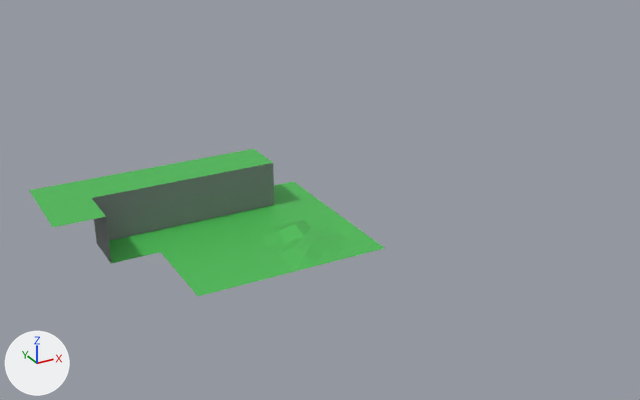
The Blender file CubicTerrainBlender/CubicTerrain.blend as it was, and as the next commit left it.
Camera for both pictures: a camera (50 mm lens) standing at (-11.6, -28.6, 16.1) and looking at (6.0, 3.5, 0.0). The lights are fixed; the arrows at lower left show +X, +Y and +Z.

Objects in the first picture: 'BasicCliff', 'BasicCliffCornerInner', 'BasicCliffCornerOuter', 'BasicFloor', 'BumpyFloor'.
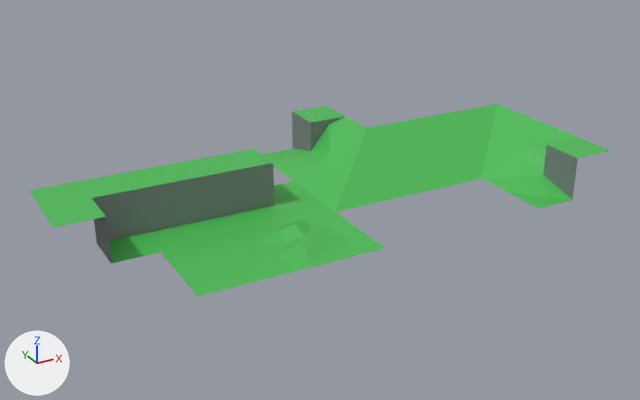
Location of each change, (x1, y1, x2, y2) in pixels of the pictures (640 x 400 px):
```json
{"object": "BasicCliffToSlopeTransition", "change": "added", "after": [481, 126, 610, 209], "on screen": "green"}
{"object": "BasicSlopeCornerOuter", "change": "added", "after": [294, 128, 412, 212], "on screen": "green"}
{"object": "BasicSlope", "change": "added", "after": [367, 115, 481, 194], "on screen": "green"}
{"object": "BasicSlopeCornerInner", "change": "added", "after": [435, 104, 550, 178], "on screen": "green"}
{"object": "BasicSlopeToCliffTransition", "change": "added", "after": [262, 106, 366, 181], "on screen": "green"}
```

Scene script edits in JSON lines:
```json
{"op": "add", "block": "me_basicclifftoslopetransition", "code": ["me_basicclifftoslopetransition = bpy.data.meshes.new('BasicCliffToSlopeTransition')", "me_basicclifftoslopetransition.from_pydata(...)  # 13 vertices, 7 faces; spans x -2.0..2.0, y -2.0..2.0, z 0.0..2.0", "me_basicclifftoslopetransition.materials.append(mat_material_001)  # picture img_twilioquest_76_32x_png_001"]}
{"op": "add", "block": "me_basicslopecornerinner", "code": ["me_basicslopecornerinner = bpy.data.meshes.new('BasicSlopeCornerInner')", "me_basicslopecornerinner.from_pydata(...)  # 4 vertices, 1 face; spans x -2.0..2.0, y -2.0..2.0, z 0.0..2.0", "me_basicslopecornerinner.materials.append(mat_material_001)  # picture img_twilioquest_76_32x_png_001"]}
{"op": "add", "block": "me_basicslope", "code": ["me_basicslope = bpy.data.meshes.new('BasicSlope')", "me_basicslope.from_pydata(...)  # 4 vertices, 1 face; spans x -2.0..2.0, y -2.0..2.0, z 0.0..2.0", "me_basicslope.materials.append(mat_material_001)  # picture img_twilioquest_76_32x_png_001"]}
{"op": "add", "block": "me_basicslopecornerouter", "code": ["me_basicslopecornerouter = bpy.data.meshes.new('BasicSlopeCornerOuter')", "me_basicslopecornerouter.from_pydata(...)  # 4 vertices, 1 face; spans x -2.0..2.0, y -2.0..2.0, z 0.0..2.0", "me_basicslopecornerouter.materials.append(mat_material_001)  # picture img_twilioquest_76_32x_png_001"]}
{"op": "add", "block": "ob_basicclifftoslopetransition", "code": ["ob_basicclifftoslopetransition = bpy.data.objects.new('BasicCliffToSlopeTransition', me_basicclifftoslopetransition)", "ob_basicclifftoslopetransition.location = (16.0, 0.0, 0.0)", "ob_basicclifftoslopetransition.scale = (1.0, -1.0, 1.0)"]}
{"op": "add", "block": "ob_basicslopetoclifftransition", "code": ["ob_basicslopetoclifftransition = bpy.data.objects.new('BasicSlopeToCliffTransition', me_basicclifftoslopetransition.copy())", "ob_basicslopetoclifftransition.location = (8.0, 8.0, 0.0)"]}
{"op": "add", "block": "ob_basicslopecornerinner", "code": ["ob_basicslopecornerinner = bpy.data.objects.new('BasicSlopeCornerInner', me_basicslopecornerinner)", "ob_basicslopecornerinner.location = (16.0, 4.0, 0.0)"]}
{"op": "add", "block": "ob_basicslope", "code": ["ob_basicslope = bpy.data.objects.new('BasicSlope', me_basicslope)", "ob_basicslope.location = (12.0, 4.0, 0.0)"]}
{"op": "add", "block": "ob_basicslopecornerouter", "code": ["ob_basicslopecornerouter = bpy.data.objects.new('BasicSlopeCornerOuter', me_basicslopecornerouter)", "ob_basicslopecornerouter.location = (8.0, 4.0, 0.0)"]}
```
